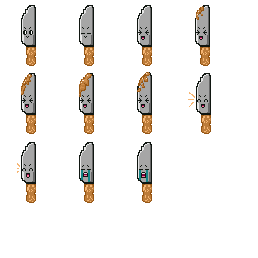
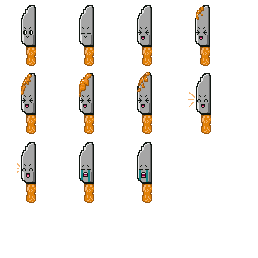
Two versions of the same layered image (258×258). Layer-by-layer changes:
added group "Folder 2" with 5 layers above "Folder 1" over box(21, 7, 210, 133)
moved "Layer 16 Copy 5" into group "Folder 2", painted on it over box(21, 7, 210, 133)
moved "Layer 8 Copy" into group "Folder 2", painted on it over box(21, 73, 151, 133)
moved "Layer 16 Copy 4" into group "Folder 2" over box(196, 7, 210, 65)
moved "Layer 16 Copy 7" into group "Folder 2" over box(138, 72, 152, 133)
moved "Layer 16 Copy 6" into group "Folder 2" over box(143, 47, 152, 65)
added group "Folder 1" with 7 layers above "Layer 16" over box(21, 7, 211, 202)
moved "Layer 16 Copy 3" into group "Folder 1", painted on it over box(27, 7, 211, 202)
moved "Layer 5 Copy" into group "Folder 1", painted on it over box(27, 7, 211, 202)
moved "Layer 16 Copy 11" into group "Folder 1", painted on it over box(27, 47, 211, 202)
moved "Layer 16 Copy 10" into group "Folder 1", painted on it over box(27, 47, 211, 202)
moved "Layer 16 Copy 9" into group "Folder 1", painted on it over box(21, 47, 211, 202)
moved "Layer 16 Copy 8" into group "Folder 1", painted on it over box(27, 47, 211, 202)
moved "Layer 16 Copy" into group "Folder 1", painted on it over box(21, 7, 211, 202)
